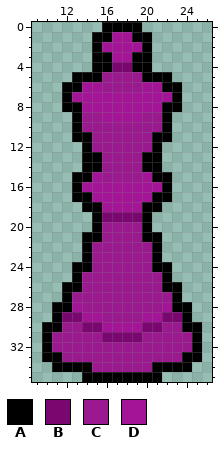
Pixel-art file: scenes/pieces/king/king.aseprite. Above is the file before it was changed.
36x36 pixels, 1 frame. Shown: x 9..26, y 0..35.
Palette (. is transparent): A #000000  B #7a066f  C #9a198e  D #a31496
Pixels before, first column x 10:
 0 ......AAAA......
 1 .....AADDAA.....
 2 .....ADDDDA.....
 3 .....AADDAA.....
 4 .....AABBAA.....
 5 ...AAACCCCAAA...
 6 ..AADDCCCCDDAA..
 7 ..ADDDDDDDDDDA..
 8 ..AADDDDDDDDAA..
 9 ...ACCDDDDCCA...
10 ...ACCCCCCCCA...
11 ...AACCCCCCAA...
12 ....ACCCCCCA....
13 ....AACCCCAA....
14 ....AACCCCAA....
15 ...AADCCCCDAA...
16 ...ADDDDDDDDA...
17 ...AADDDDDDAA...
18 ....AADDDDAA....
19 .....ABBBBA.....
20 .....ACCCCA.....
21 ....AACCCCAA....
22 ....ACCCCCCA....
23 ....ACCCCCCA....
24 ...AACCCCCCAA...
25 ...ACCCCCCCCA...
26 ..AACCCCCCCCAA..
27 ..ACCCCCCCCCCA..
28 .AADCCCCCCCCDAA.
29 .ABBDDCCCCDDBBA.
30 AACCBBDDDDBBCCAA
31 ACCCCCBBBBCCCCCA
32 ACCCCCCCCCCCCCCA
33 AACCCCCCCCCCCCAA
34 .AAAACCCCCCAAAA.
35 ....AAAAAAAA....
After the commit:
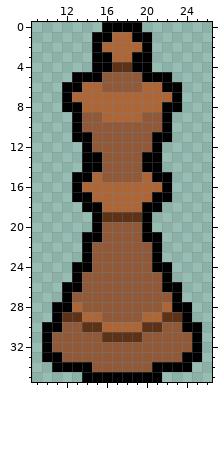
From old to new:
colour B: #7a066f -> #5d3216
colour C: #9a198e -> #925939
colour D: #a31496 -> #ae6637
